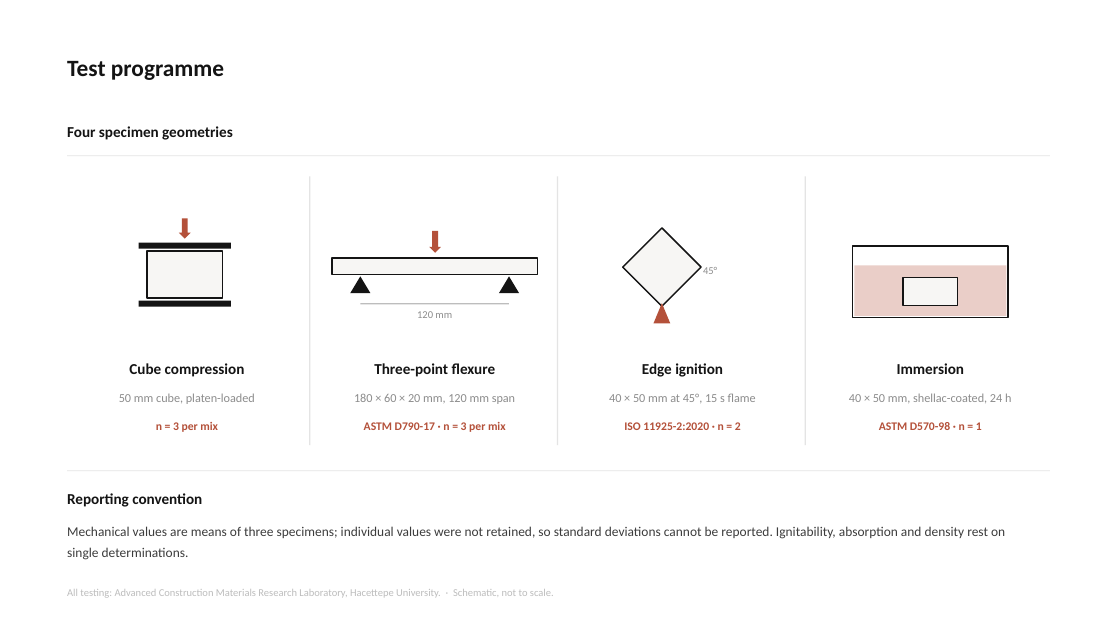
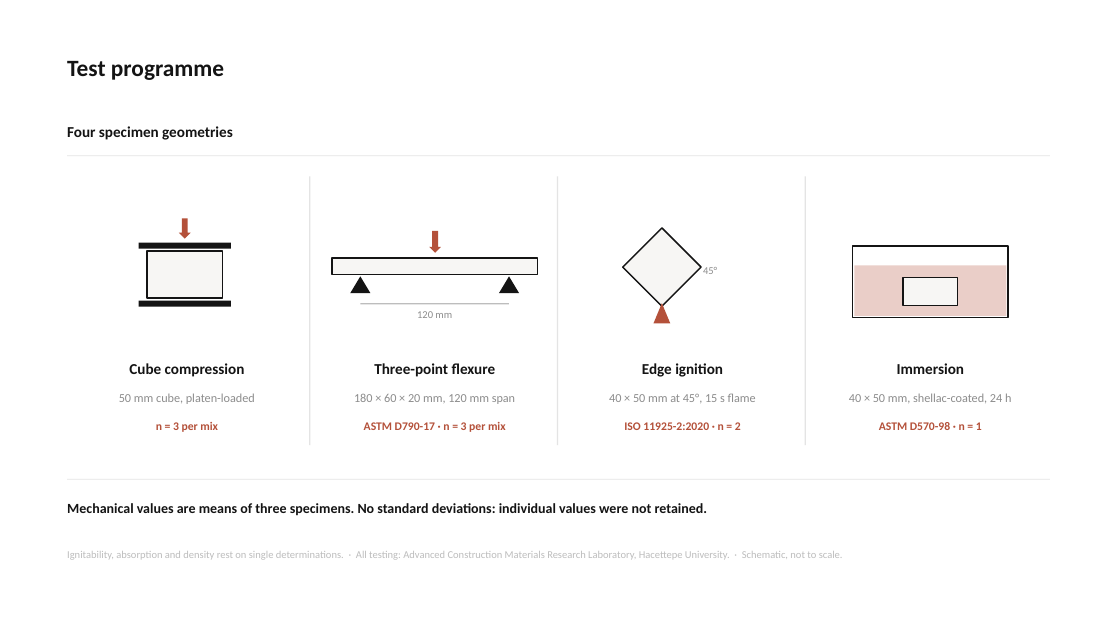
Before and after one commit to bunal91/sanat-ve-mekan, a slide deck: slide 15 of konferans-bildirisi/06-sunum/ICSMMEP26_Presentation_Unal.pptx (slide 16 before the commit). Drawn at 1120x630 pixels with LibreOffice and Linux fonts; fonts in the diff are those of the drawing. Boxes give left, top, right and bottom in pixels: in the first picture for what was removed or moved away, otherwise in the second. Text is boxed around its words. In the diff, an @@ line names an element or a change of style, - is before the commit and + after.

```diff
--- a/konferans-bildirisi/06-sunum/ICSMMEP26_Presentation_Unal.pptx
+++ b/konferans-bildirisi/06-sunum/ICSMMEP26_Presentation_Unal.pptx
@@ rectangle moved from (x1=67, y1=471, x2=1050, y2=471) to (x1=67, y1=479, x2=1050, y2=480) @@
@@ text at (x1=67, y1=503, x2=708, y2=516): text changed; size 11.5 to 12 pt; text colour #3C3C3C to #141414; bold on @@
-Mechanical values are means of three specimens; individual values were not retained, so standard deviations cannot be reported. Ignitability, absorption and density rest on single determinations.
+Mechanical values are means of three specimens. No standard deviations: individual values were not retained.
@@ text removed at (x1=67, y1=493, x2=202, y2=507) @@
-Reporting convention
@@ text at (x1=67, y1=551, x2=843, y2=560): text changed @@
-All testing: Advanced Construction Materials Research Laboratory, Hacettepe University. · Schematic, not to scale.
+Ignitability, absorption and density rest on single determinations. · All testing: Advanced Construction Materials Research Laboratory, Hacettepe University. · Schematic, not to scale.
```
Also in this commit, not shown: 22 other slides changed, 1 slide removed, 6 other files.
